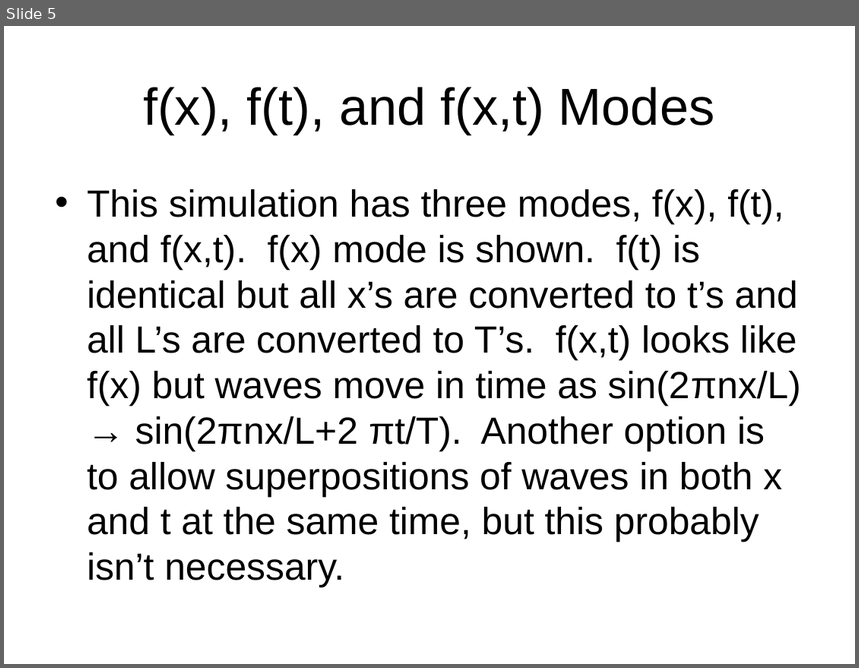
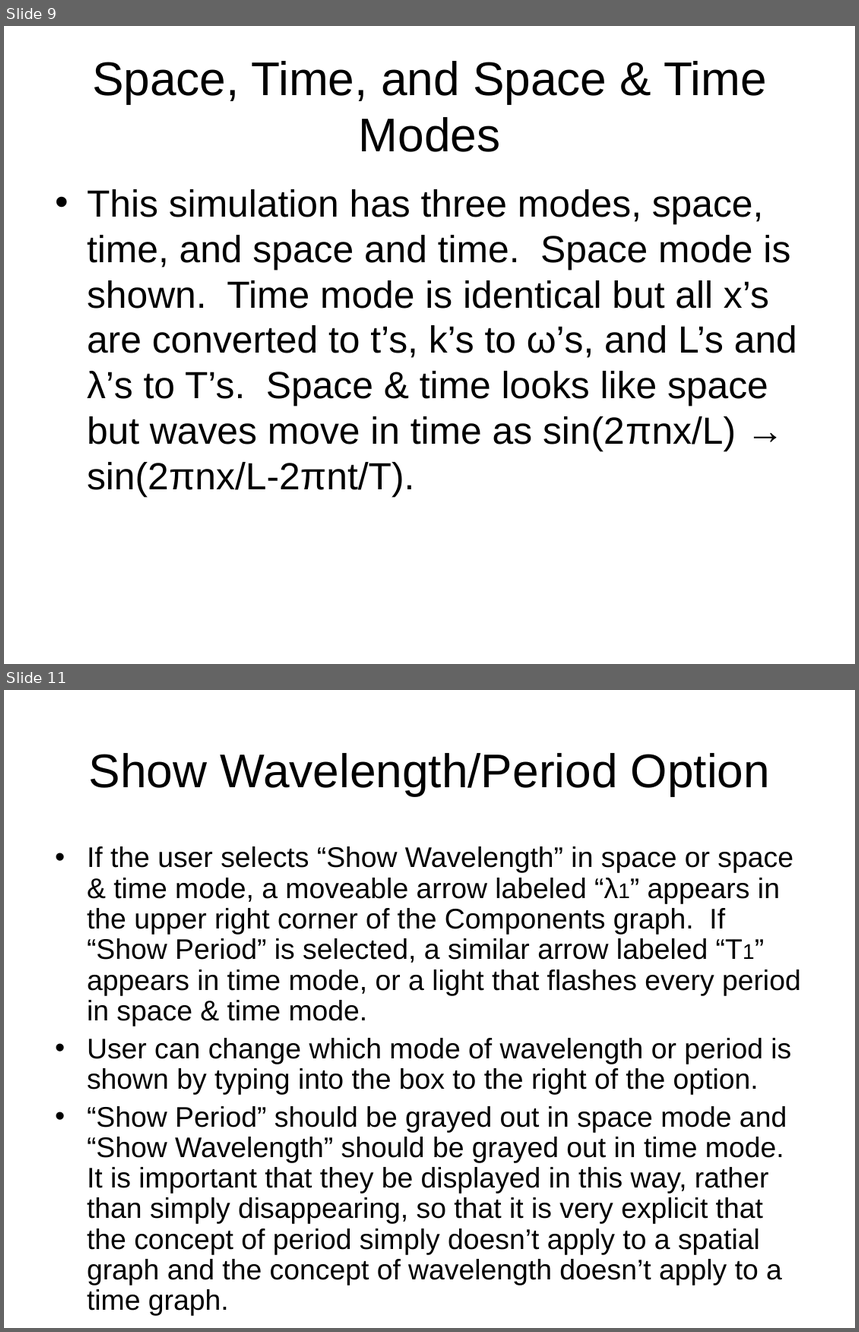
Before and after one commit to azharawaw/sim, a slide deck: trunk/fourier/doc/Fourier_Design_Outline.ppt. Shown one above the other, each under a label of ours: slide 5 before the commit, slides 9 and 11 after it; the slides between them are not shown. The pictures are 859x668 and 859x1332 pixels, drawn with LibreOffice and Linux fonts; fonts in the diff are those of the drawing. Boxes give left, top, right and bottom in pixels: in the first picture for what was removed or moved away, otherwise in the second. Text is boxed around its words. In the diff, an @@ line names an element or a change of style, - is before the commit and + after.

```diff
--- a/trunk/fourier/doc/Fourier_Design_Outline.ppt
+++ b/trunk/fourier/doc/Fourier_Design_Outline.ppt
@@ slide 11 added at (4,690,855,1328), background #FFFFFF @@
@@ title added at (89,753,770,796), 40 pt, text #000000 @@
+Show Wavelength/Period Option
@@ text added at (87,847,801,1316), 24 pt, text #000000 @@
+• If the user selects “Show Wavelength” in space or space & time mode, a moveable arrow labeled “λ1” appears in the upper right corner of the Components graph. If “Show Period” is selected, a similar arrow labeled “T1” appears in time mode, or a light that flashes every period in space & time mode.
+• User can change which mode of wavelength or period is shown by typing into the box to the right of the option.
+• “Show Period” should be grayed out in space mode and “Show Wavelength” should be grayed out in time mode. It is important that they be displayed in this way, rather than simply disappearing, so that it is very explicit that the concept of period simply doesn’t apply to a spatial graph and the concept of wavelength doesn’t apply to a time graph.
@@ what was slide 5 is now slide 9 @@
@@ slide 9 changed as well @@
@@ title at (92,61,767,152): text changed; size 44 to 40 pt @@
-f(x), f(t), and f(x,t) Modes
+Space, Time, and Space & Time Modes
@@ text at (87,189,797,497): text changed @@
-• This simulation has three modes, f(x), f(t), and f(x,t). f(x) mode is shown. f(t) is identical but all x’s are converted to t’s and all L’s are converted to T’s. f(x,t) looks like f(x) but waves move in time as sin(2πnx/L) → sin(2πnx/L+2 πt/T). Another option is to allow superpositions of waves in both x and t at the same time, but this probably isn’t necessary.
+• This simulation has three modes, space, time, and space and time. Space mode is shown. Time mode is identical but all x’s are converted to t’s, k’s to ω’s, and L’s and λ’s to T’s. Space & time looks like space but waves move in time as sin(2πnx/L) → sin(2πnx/L-2πnt/T).
```
Also in this commit, not shown: 10 other slides changed, 15 other slides added, 6 slides removed.
